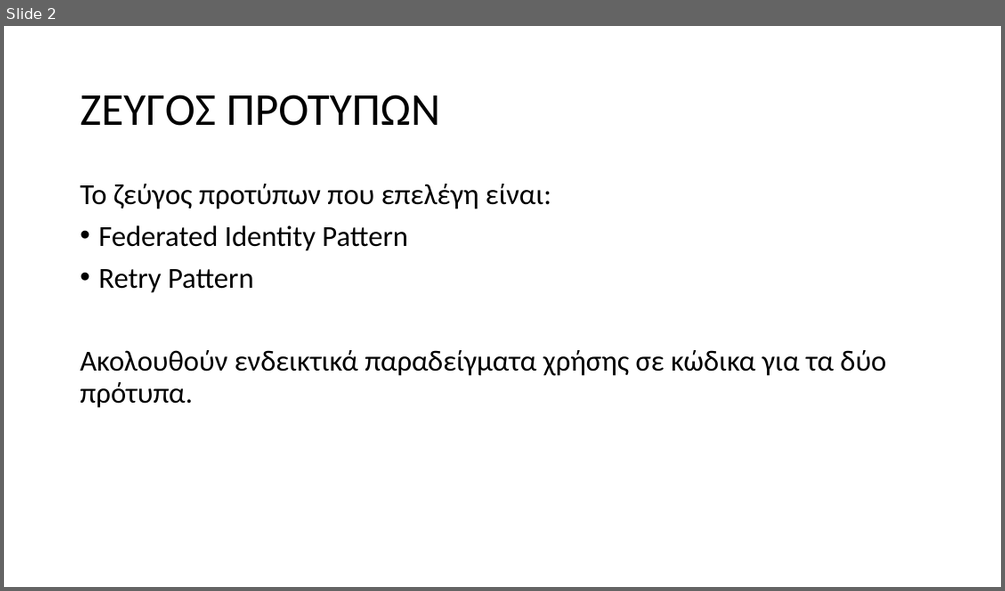
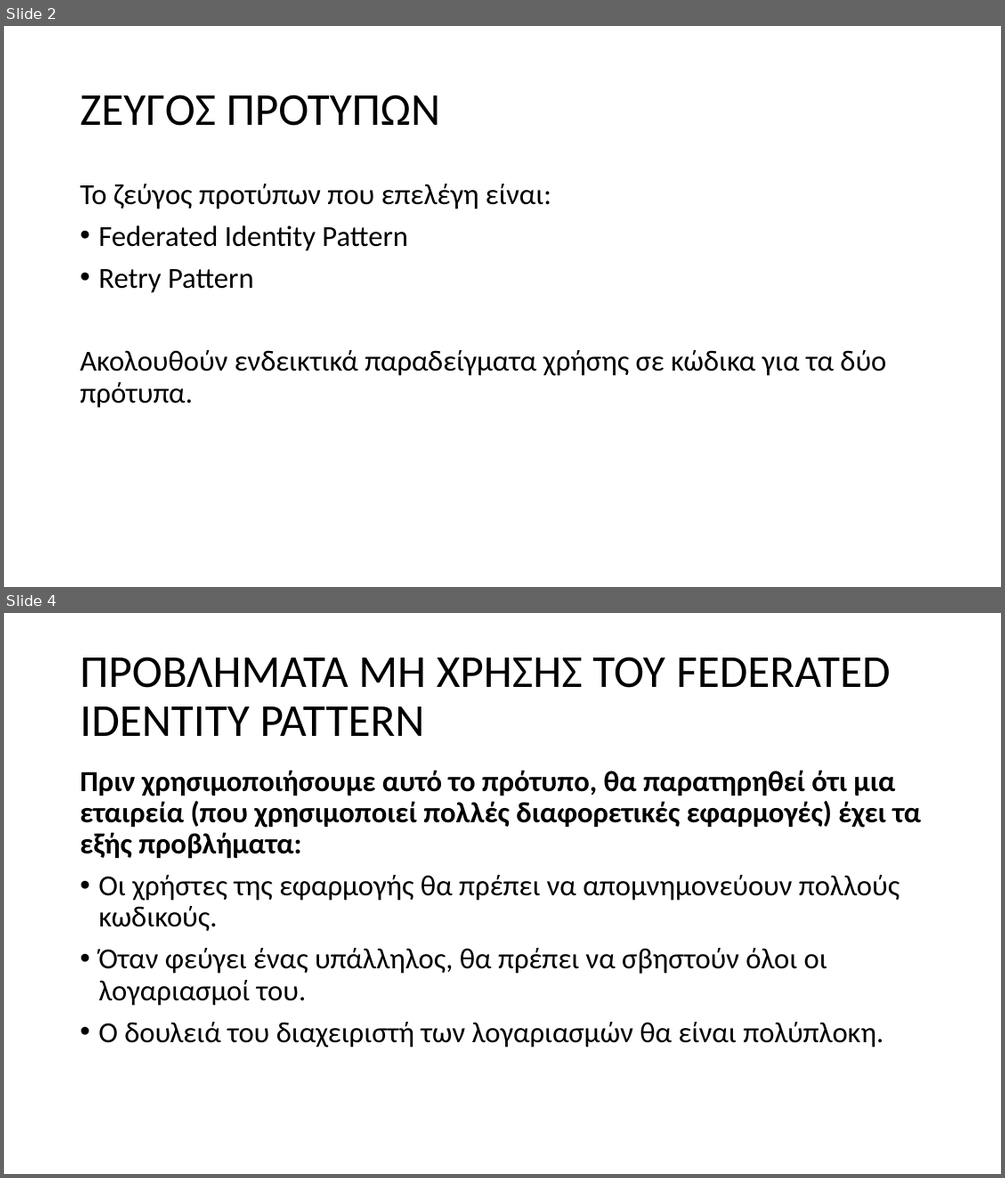
Before and after one commit to GeorgeMC2610/Design-Patterns, a slide deck: Exercise 3/Microsoft Design Patterns/Microsoft Design Patterns.pptx. Shown one above the other, each under a label of ours: slide 2 before the commit, slides 2 and 4 after it; the slides between them are not shown. The pictures are 1005x591 and 1005x1178 pixels, drawn with LibreOffice and Linux fonts; fonts in the diff are those of the drawing. Boxes give left, top, right and bottom in pixels: in the first picture for what was removed or moved away, otherwise in the second. Text is boxed around its words. In the diff, an @@ line names an element or a change of style, - is before the commit and + after.

Commit message:
επεξήγηση του federated identity pattern

```diff
--- a/Exercise 3/Microsoft Design Patterns/Microsoft Design Patterns.pptx
+++ b/Exercise 3/Microsoft Design Patterns/Microsoft Design Patterns.pptx
@@ slide 4 added at [4, 613, 1001, 1174], background #FFFFFF @@
@@ title added at [80, 657, 890, 736], 44 pt, text #000000 @@
+ΠΡΟΒΛΗΜΑΤΑ ΜΗ ΧΡΗΣΗΣ ΤΟΥ FEDERATED IDENTITY PATTERN
@@ text added at [80, 770, 921, 1047], 28 pt, text #000000 @@
+Πριν χρησιμοποιήσουμε αυτό το πρότυπο, θα παρατηρηθεί ότι μια εταιρεία (που χρησιμοποιεί πολλές διαφορετικές εφαρμογές) έχει τα εξής προβλήματα:
+• Οι χρήστες της εφαρμογής θα πρέπει να απομνημονεύουν πολλούς κωδικούς.
+• Όταν φεύγει ένας υπάλληλος, θα πρέπει να σβηστούν όλοι οι λογαριασμοί του.
+• Ο δουλειά του διαχειριστή των λογαριασμών θα είναι πολύπλοκη.
```
Also in this commit, not shown: 1 slide changed, 2 other slides added.
